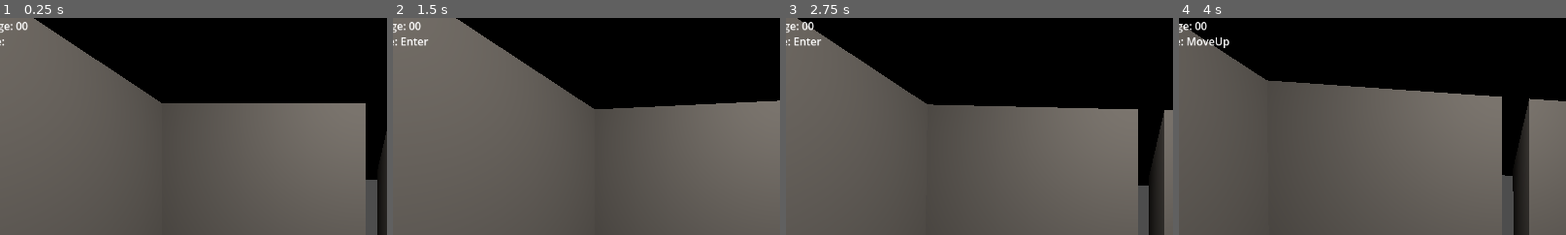
Above: before the commit, frames 1-4 (left to right).
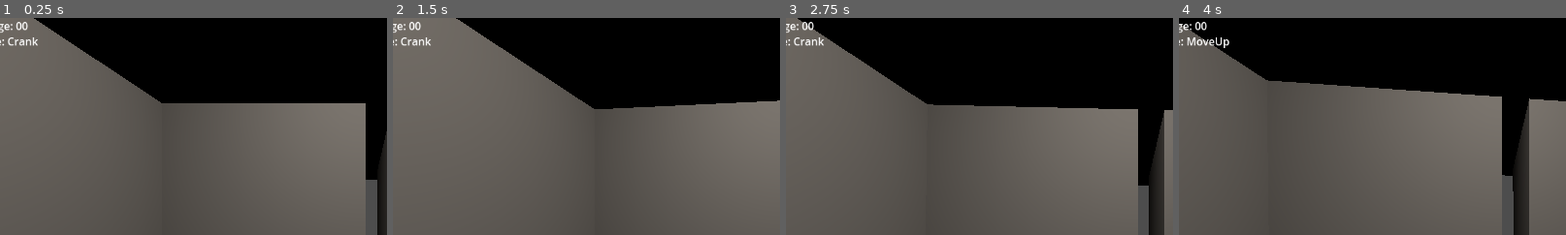
Above: after the commit, the same moments.

Repository: DerBrezel/elevator-pitch
Game: Godot game, scene res://scene_elevator_test.tscn
Same seed, same stepped clock (60 frames per second), same inputs: the game is played once before the commit and once after it.
Inputs (mouse positions are % of the whole screen's width and height, from its top left):
- Up to frame 1 (0.25 s): no input
- Up to frame 2 (1.5 s): tap Enter at 0.5 s; move the mouse to (55, 50) at 0.52 s; hold 1 (1) 0.53-1.28 s; click (55, 50) at 0.8 s; tap Space at 1.25 s; move the mouse to (45, 50) at 1.27 s; click (45, 50) at 1.35 s
- Up to frame 3 (2.75 s): tap 1 (1) at 1.55 s; tap Enter at 2 s; move the mouse to (52, 48) at 2.02 s; hold 1 (1) from 2.03 s (still down); click (52, 48) at 2.3 s
- Up to frame 4 (4 s): tap Space at 2.75 s; move the mouse to (49, 52) at 2.77 s; release 1 (1) at 2.78 s; tap 2 (2) at 2.85 s; tap 1 (1) at 3.05 s; tap Enter at 3.5 s; move the mouse to (57, 51) at 3.52 s; hold 3 (3) from 3.53 s (still down); click (57, 51) at 3.8 s
The pictures show only the part of the screen within x 3-53%, y 0-50%; the shares and areas given below are measured in that part.

The runs differ from the first frame. In frame 1, 0.2% of the frame differs, in the area x 2-10%, y 8-13%; in frame 2, 0.2%; in frame 3, 0.2%; in frame 4, nothing differs.

Commit message:
feat: es cranked

Diff:
--- a/core/scripts/interactor.gd
+++ b/core/scripts/interactor.gd
@@ -27,18 +27,27 @@
 					target.highlight()
 			print("Looking at:", target.name)
 			# Check if the target has a method or script to interact with
-			if Input.is_action_pressed("interact"):
-				interact_with_target(target)
+			if Input.is_action_just_pressed("interact"):
+				start_interact_with_target(target)
+			if Input.is_action_just_released("interact"):
+				stop_interact_with_target(target)
 
 	else:
-		clear_highlight()
-		print("No object in the center.")
+		if current_target:
+			stop_interact_with_target(current_target)
+			print("No object in the center.")
 
-func interact_with_target(target):
-	if not target.has_method("interact"):
+func start_interact_with_target(target):
+	if not target.has_method("start_interact"):
 		return
-	# Call the interact method on the target (if defined)
-	target.interact()
+	target.start_interact()
+
+func stop_interact_with_target(target):
+	if not target.has_method("stop_interact"):
+		return
+	target.stop_interact()
+	clear_highlight()
+
 
 func clear_highlight():
 	if current_target != null:
--- a/core/scripts/sate_machine.gd
+++ b/core/scripts/sate_machine.gd
@@ -9,6 +9,7 @@
 func _ready() -> void:
 	for child in get_children():
 		if child is State:
+			child.machine = self
 			states[child.name] = child
 
 	Elevator.machine = self
--- a/core/scripts/state_enter.gd
+++ b/core/scripts/state_enter.gd
@@ -1,2 +1,16 @@
 extends State
 class_name EnterState
+
+var is_finished : bool
+
+func enter():
+	is_finished = true
+	pass
+
+func update(delta: float) -> void:
+	if is_finished:
+		machine.change_state(machine.states["Crank"])
+
+
+func exit():
+	pass
--- a/elevator/scripts/crank.gd
+++ b/elevator/scripts/crank.gd
@@ -2,11 +2,24 @@
 
 @export var mesh_highlight : MeshInstance3D
 
+var is_interacting : bool
+
 func _ready() -> void:
 	mesh_highlight.visible = false
 
+func _physics_process(delta: float) -> void:
+	if not is_interacting:
+		return
+	Elevator.add_charge(1.0)
+
 func interact():
-	Elevator.add_charge(1.0)
+	pass
+
+func start_interact():
+	is_interacting = true
+
+func stop_interact():
+	is_interacting = false
 
 func highlight():
 	mesh_highlight.visible = true
